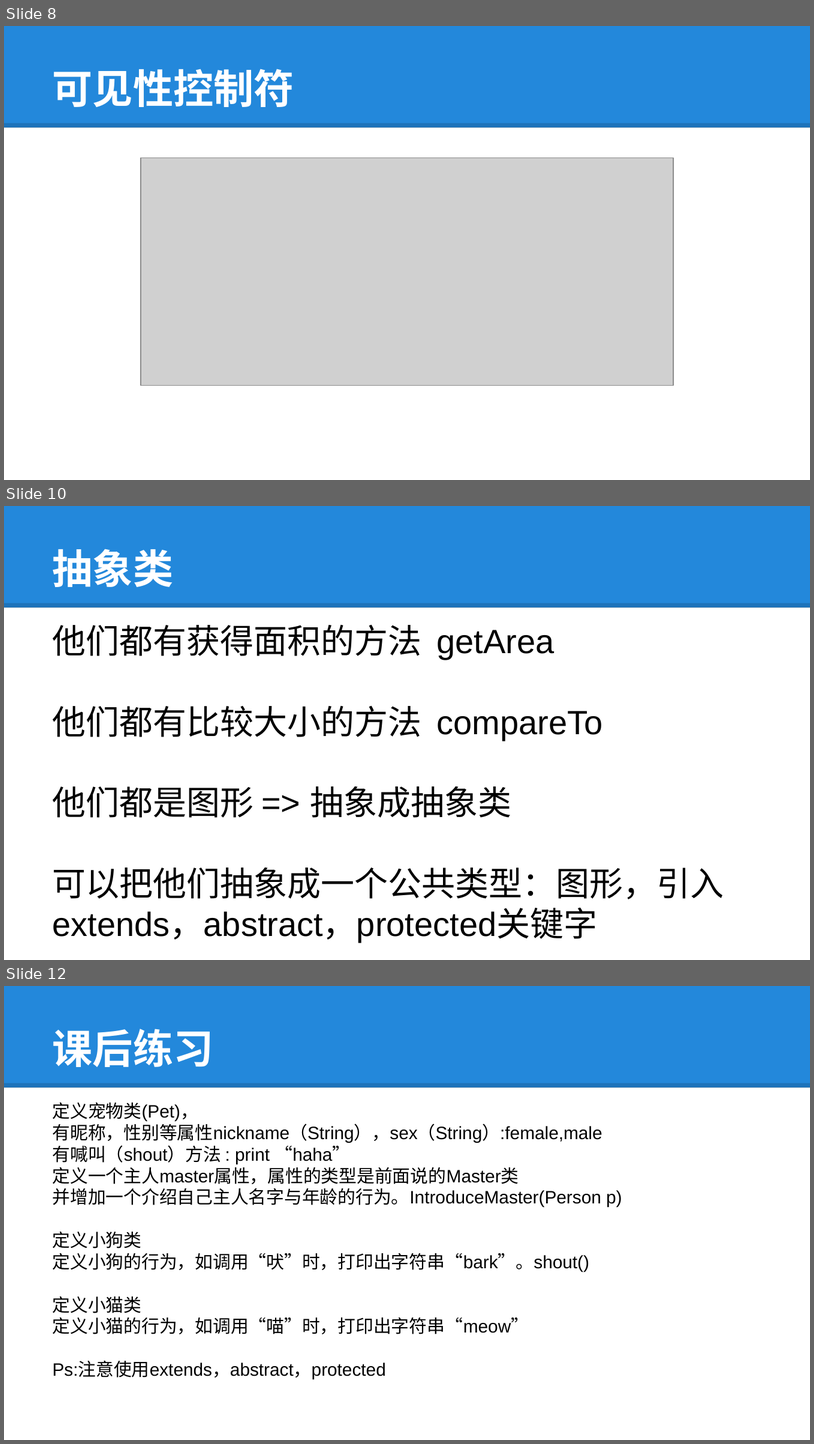
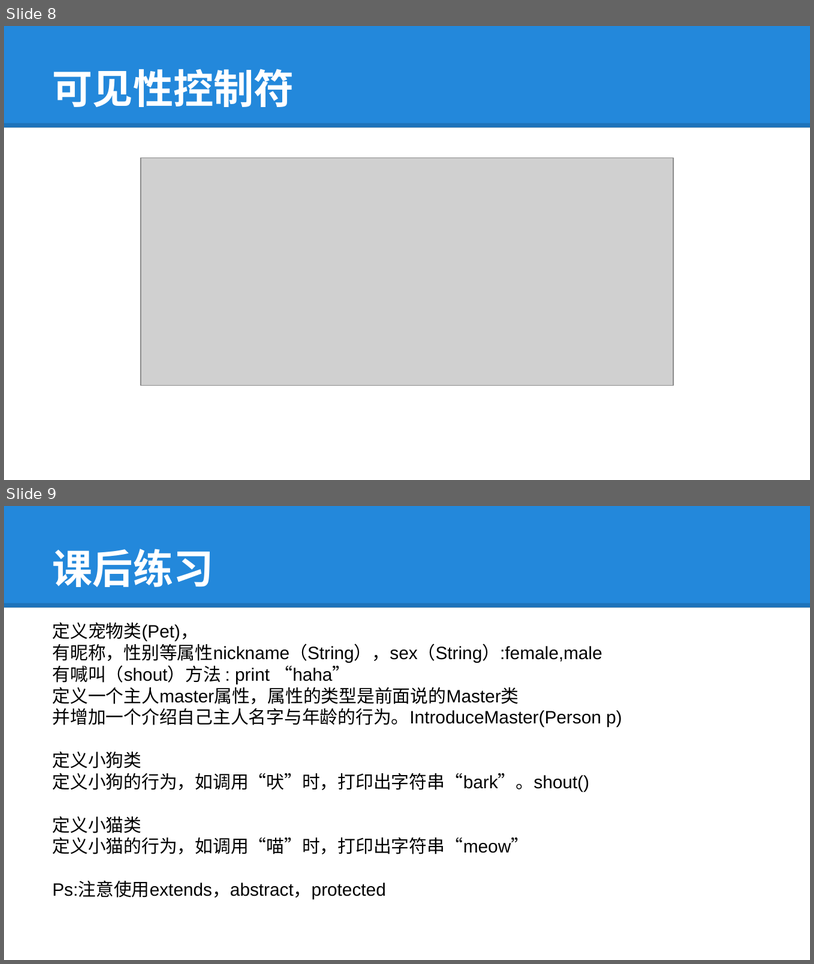
Before and after one commit to tokyojava/java_beginner, a slide deck: JAVA周日班/课件/Java6.pptx. Shown one above the other, each under a label of ours: slides 8, 10 and 12 before the commit, slides 8 and 9 after it; the slides between them are not shown. The pictures are 814x1444 and 814x964 pixels, drawn with LibreOffice and Linux fonts; fonts in the diff are those of the drawing; grey boxes stand for pictures. Boxes give left, top, right and bottom in pixels: in the first picture for what was removed or moved away, otherwise in the second. Text is boxed around its words. In the diff, an @@ line names an element or a change of style, - is before the commit and + after.

```diff
--- a/JAVA周日班/课件/Java6.pptx
+++ b/JAVA周日班/课件/Java6.pptx
@@ slide 10 removed at (4, 506, 810, 960), background #FFFFFF; not listed: 2 template elements that a slide beside it also shows @@
@@ title removed at (53, 549, 174, 587) @@
-抽象类
@@ text removed at (53, 624, 725, 942) @@
-他们都有获得面积的方法 getArea
-他们都有比较大小的方法 compareTo
-他们都是图形 => 抽象成抽象类
-可以把他们抽象成一个公共类型：图形，引入extends，abstract，protected关键字
@@ what was slide 12 is now slide 9 @@
```
Also in this commit, not shown: 2 other slides removed, 2 other files.
